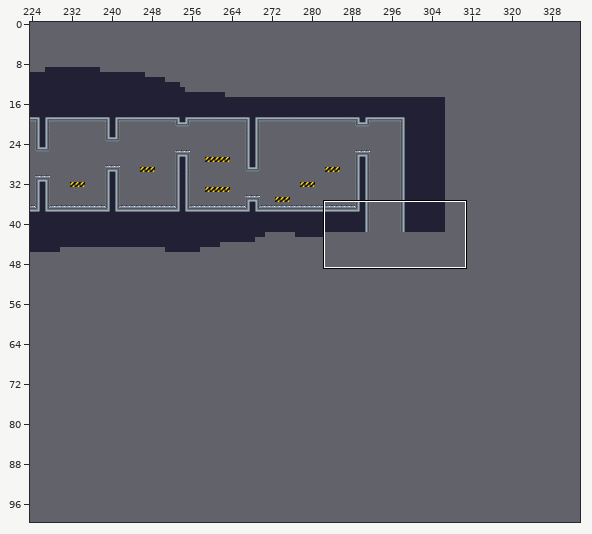
Tiled map -- essaiTiled.tmx. The picture above shows the old version from afar; the outline marks the close-up.
Close-up. As it was:
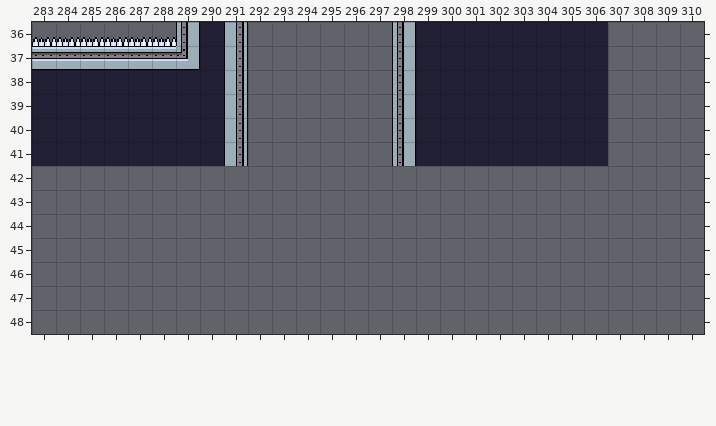
Cells are 16x16 px. Shown: x 283..310, y 36..48. The commit also changed other parts of the map, which this record leaves out.
Once edited:
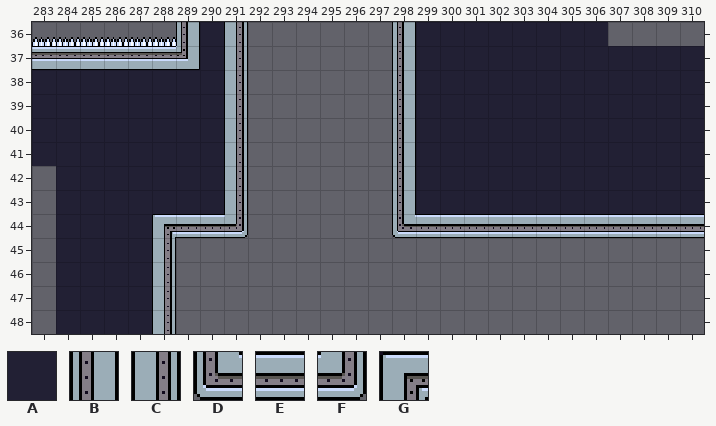
Key: from "tuileTest": A 46, B 219, C 223, D 273, E 274, F 277, G 282.
_ is an empty cell.
Diff:
{"where": "layer \"plateforme\""}
{"y":37,"x":307,"old":"____","new":"AAAA"}
{"y":38,"x":307,"old":"____","new":"AAAA"}
{"y":39,"x":307,"old":"____","new":"AAAA"}
{"y":40,"x":307,"old":"____","new":"AAAA"}
{"y":41,"x":307,"old":"____","new":"AAAA"}
{"y":42,"x":284,"old":"________","new":"AAAAAAAC"}
{"y":42,"x":298,"old":"_____________","new":"BAAAAAAAAAAAA"}
{"y":43,"x":284,"old":"________","new":"AAAAAAAC"}
{"y":43,"x":298,"old":"_____________","new":"BAAAAAAAAAAAA"}
{"y":44,"x":284,"old":"________","new":"AAAAGEEF"}
{"y":44,"x":298,"old":"_____________","new":"DEEEEEEEEEEEE"}
{"y":45,"x":284,"old":"_____","new":"AAAAC"}
{"y":46,"x":284,"old":"_____","new":"AAAAC"}
{"y":47,"x":284,"old":"_____","new":"AAAAC"}
{"y":48,"x":284,"old":"_____","new":"AAAAC"}
{"label":"added","picture_box":[392,46,704,238]}
{"label":"added","picture_box":[56,166,248,334]}
